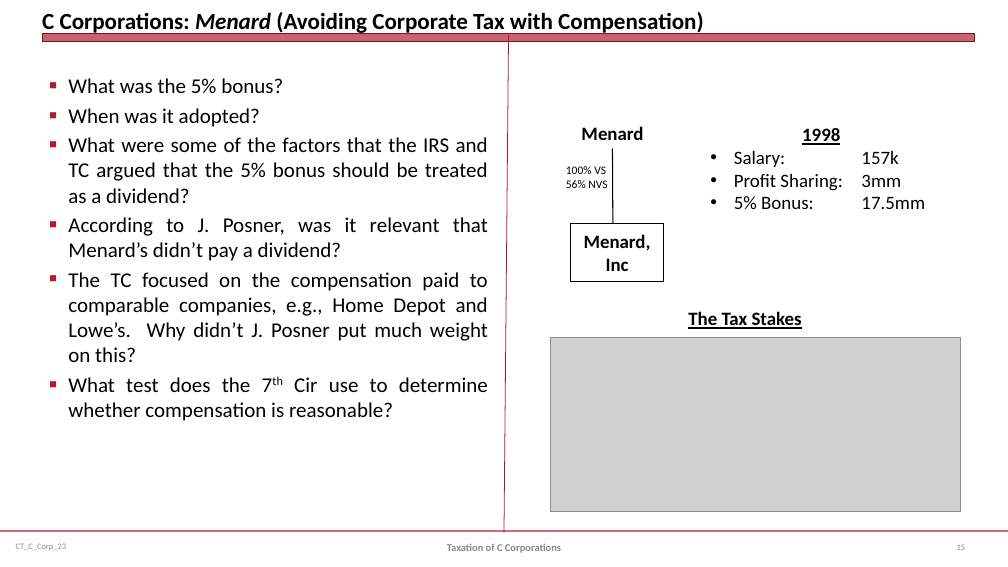
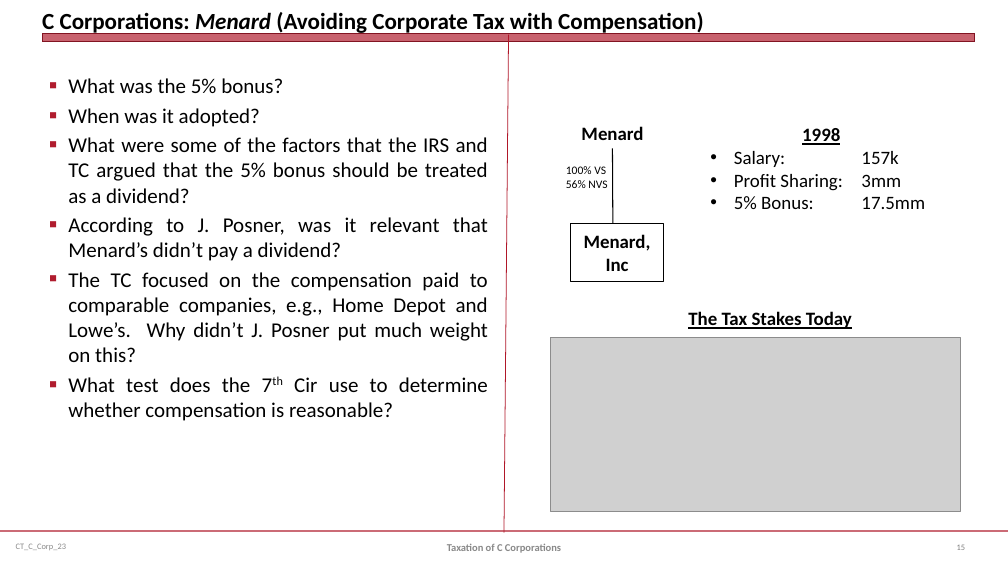
Before and after one commit to jmc877/Corporate-Tax, a slide deck: slide 15 of slides/CT_C_Corp_23.pptx. Drawn at 1008x567 pixels with LibreOffice and Linux fonts; fonts in the diff are those of the drawing; grey boxes stand for pictures. Boxes give left, top, right and bottom in pixels: in the first picture for what was removed or moved away, otherwise in the second. Text is boxed around its words. In the diff, an @@ line names an element or a change of style, - is before the commit and + after.

```diff
--- a/slides/CT_C_Corp_23.pptx
+++ b/slides/CT_C_Corp_23.pptx
@@ text at bbox=[688, 311, 852, 329]: text changed @@
-The Tax Stakes
+The Tax Stakes Today
```
Also in this commit, not shown: 7 other slides changed, 6 slides added.
